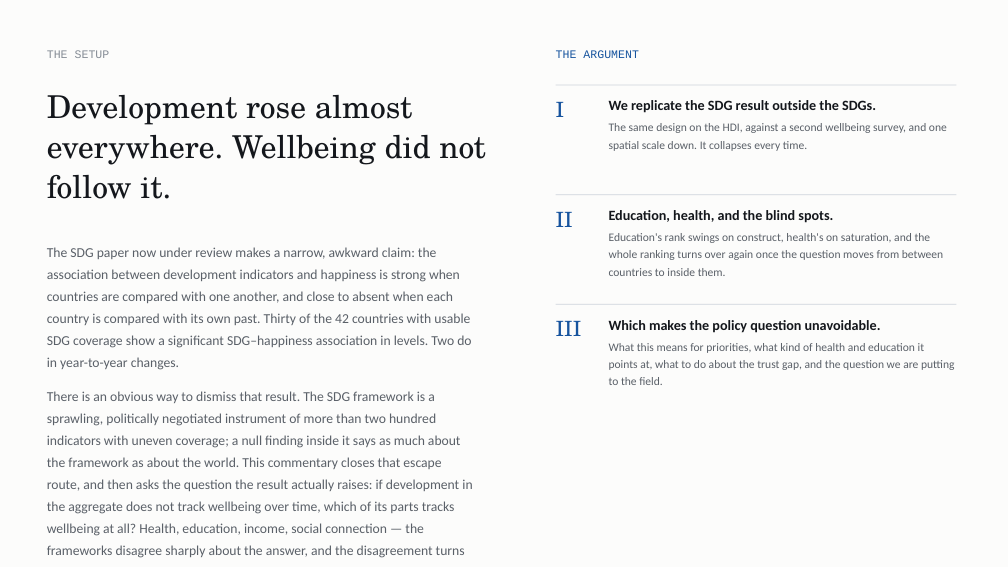
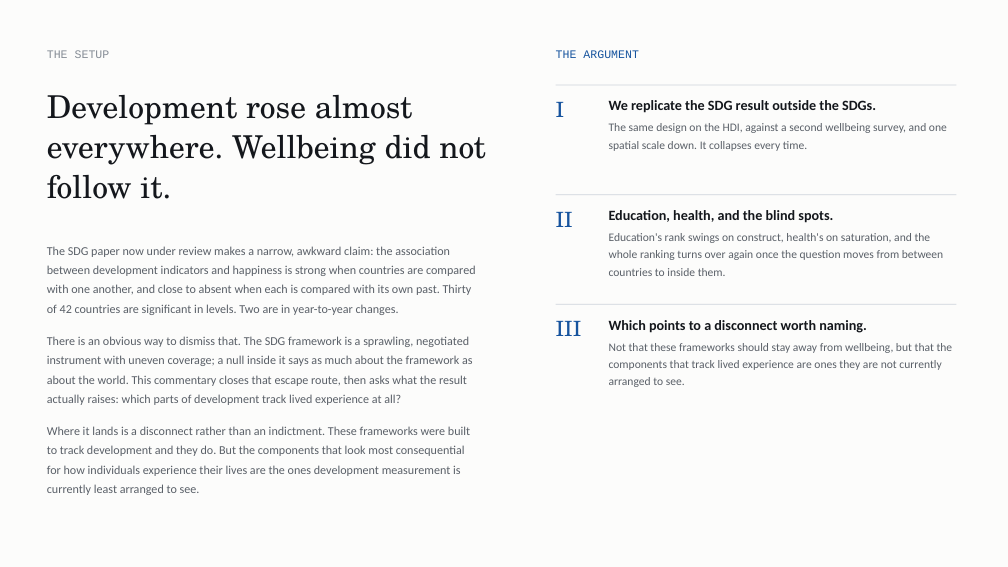
Before and after one commit to cwejnert/HDI-Happiness, a slide deck: slide 2 of deck/Measured_Where_It_Varies.pptx. Drawn at 1008x567 pixels with LibreOffice and Linux fonts; fonts in the diff are those of the drawing. Boxes give left, top, right and bottom in pixels: in the first picture for what was removed or moved away, otherwise in the second. Text is boxed around its words. In the diff, an @@ line names an element or a change of style, - is before the commit and + after.

```diff
--- a/deck/Measured_Where_It_Varies.pptx
+++ b/deck/Measured_Where_It_Varies.pptx
@@ text at (x1=47, y1=246, x2=476, y2=495): text changed; size 13 to 11.5 pt @@
-The SDG paper now under review makes a narrow, awkward claim: the association between development indicators and happiness is strong when countries are compared with one another, and close to absent when each country is compared with its own past. Thirty of the 42 countries with usable SDG coverage show a significant SDG–happiness association in levels. Two do in year-to-year changes.
-There is an obvious way to dismiss that result. The SDG framework is a sprawling, politically negotiated instrument of more than two hundred indicators with uneven coverage; a null finding inside it says as much about the framework as about the world. This commentary closes that escape route, and then asks the question the result actually raises: if development in the aggregate does not track wellbeing over time, which of its parts tracks wellbeing at all? Health, education, income, social connection — the frameworks disagree sharply about the answer, and the disagreement turns out to be about measurement rather than about the world.
+The SDG paper now under review makes a narrow, awkward claim: the association between development indicators and happiness is strong when countries are compared with one another, and close to absent when each is compared with its own past. Thirty of 42 countries are significant in levels. Two are in year-to-year changes.
+There is an obvious way to dismiss that. The SDG framework is a sprawling, negotiated instrument with uneven coverage; a null inside it says as much about the framework as about the world. This commentary closes that escape route, then asks what the result actually raises: which parts of development track lived experience at all?
+Where it lands is a disconnect rather than an indictment. These frameworks were built to track development and they do. But the components that look most consequential for how individuals experience their lives are the ones development measurement is currently least arranged to see.
@@ text at (x1=609, y1=320, x2=953, y2=387): text changed @@
-Which makes the policy question unavoidable.
-What this means for priorities, what kind of health and education it points at, what to do about the trust gap, and the question we are putting to the field.
+Which points to a disconnect worth naming.
+Not that these frameworks should stay away from wellbeing, but that the components that track lived experience are ones they are not currently arranged to see.
```
Also in this commit, not shown: 10 other slides changed, 4 other files.
